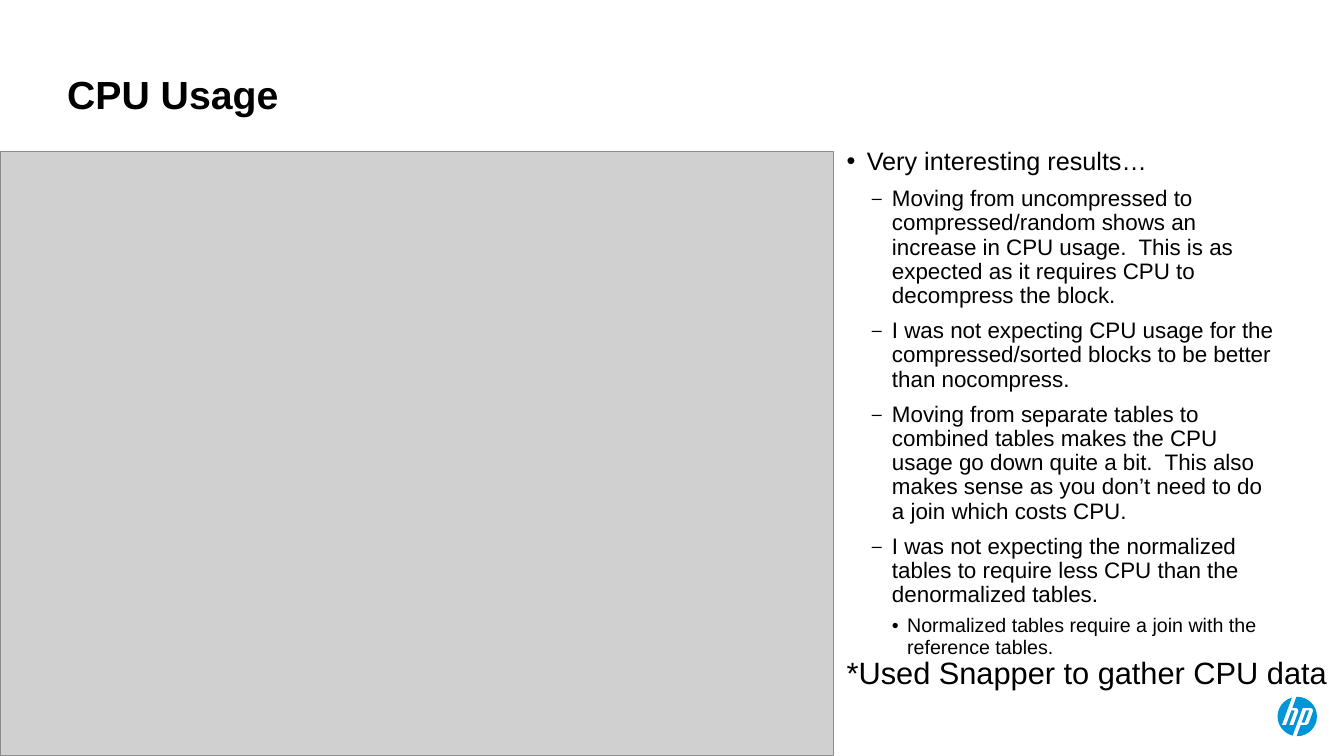
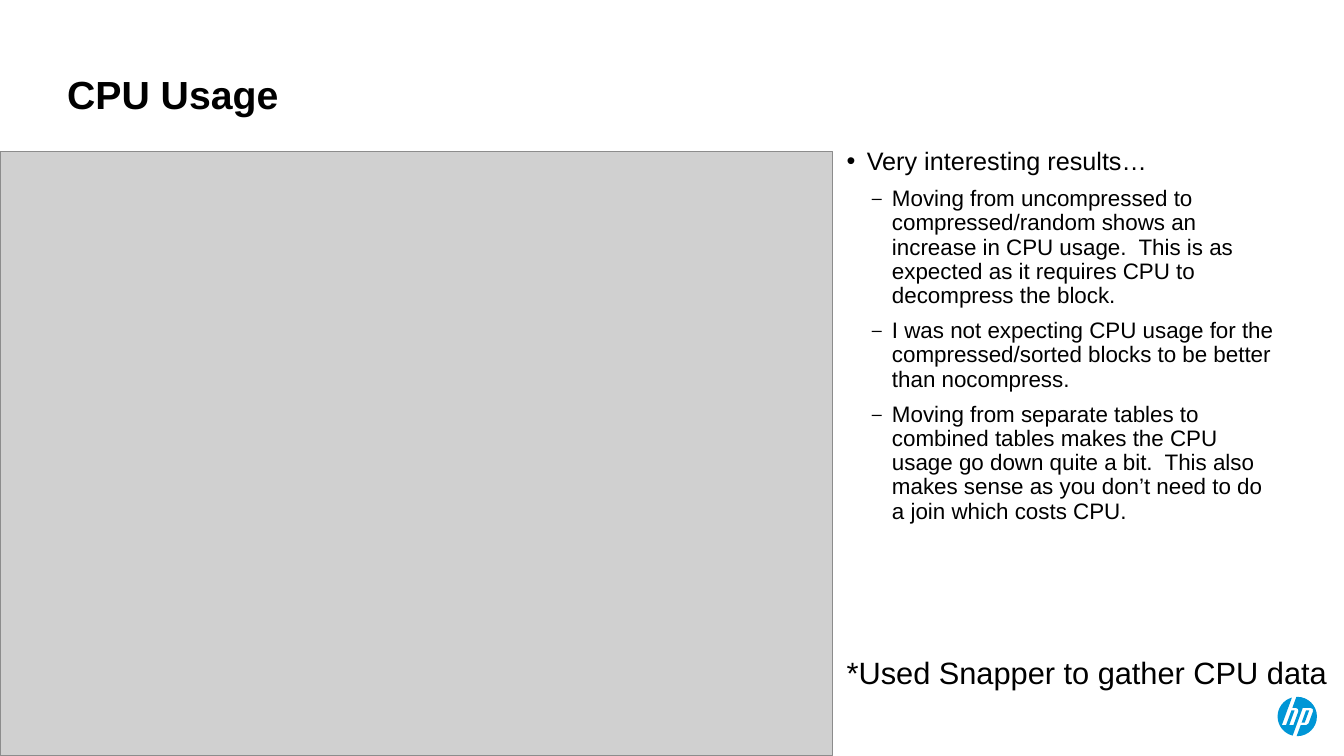
Before and after one commit to Dyland28/HP-Data-Compression, a slide deck: slide 18 of compression_sand_weiss_hotsos_2018.pptx. Drawn at 1344x756 pixels with LibreOffice and Linux fonts; fonts in the diff are those of the drawing; grey boxes stand for pictures. Boxes give left, top, right and bottom in pixels: in the first picture for what was removed or moved away, otherwise in the second. Text is boxed around its words. In the diff, an @@ line names an element or a change of style, - is before the commit and + after.

```diff
--- a/compression_sand_weiss_hotsos_2018.pptx
+++ b/compression_sand_weiss_hotsos_2018.pptx
@@ text at bbox=[892, 537, 1256, 655]: paragraphs removed @@
-  – I was not expecting the normalized tables to require less CPU than the denormalized tables.
-    • Normalized tables require a join with the reference tables.
```
Also in this commit, not shown: 2 other slides changed, 1 slide removed.
